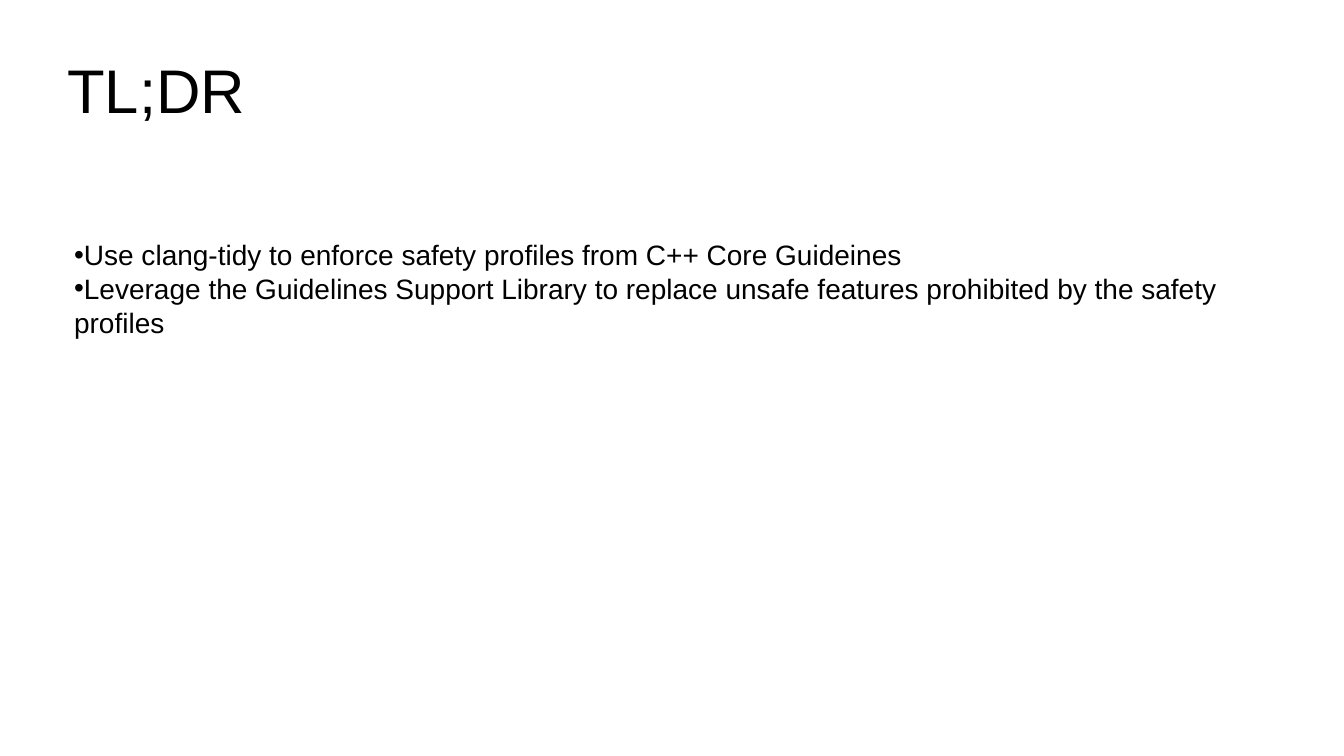
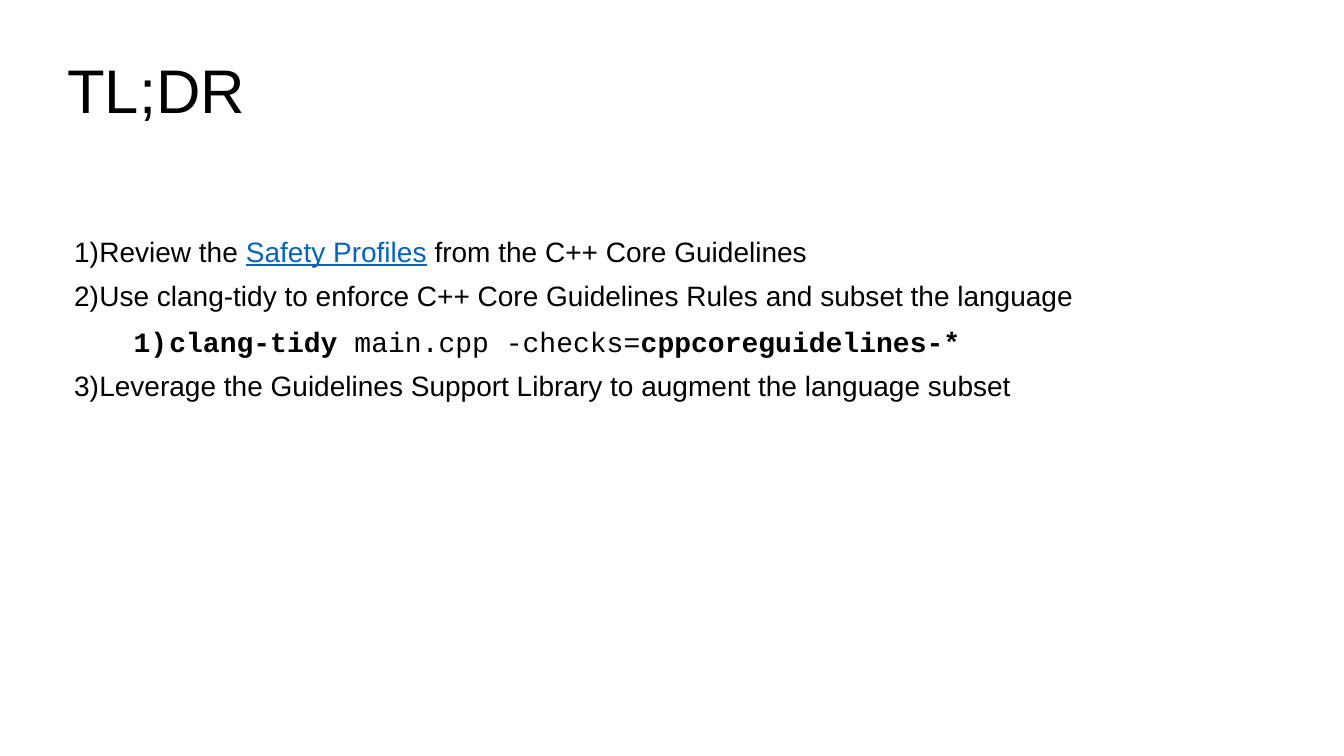
Before and after one commit to LongArmMcGee/cpp-safety, a slide deck: slide 2 of images/safe_cpp_graphics.pptx (slide 1 before the commit). Drawn at 1344x756 pixels with LibreOffice and Linux fonts; fonts in the diff are those of the drawing. Boxes give left, top, right and bottom in pixels: in the first picture for what was removed or moved away, otherwise in the second. Text is boxed around its words. In the diff, an @@ line names an element or a change of style, - is before the commit and + after.

```diff
--- a/images/safe_cpp_graphics.pptx
+++ b/images/safe_cpp_graphics.pptx
@@ text at (74, 241, 1072, 401): text changed @@
-• Use clang-tidy to enforce safety profiles from C++ Core Guideines
-• Leverage the Guidelines Support Library to replace unsafe features prohibited by the safety profiles
+1) Review the Safety Profiles from the C++ Core Guidelines
+2) Use clang-tidy to enforce C++ Core Guidelines Rules and subset the language
+  1) clang-tidy main.cpp -checks=cppcoreguidelines-*
+3) Leverage the Guidelines Support Library to augment the language subset
```
Also in this commit, not shown: 24 other slides changed, 9 slides added, 1 slide removed.
